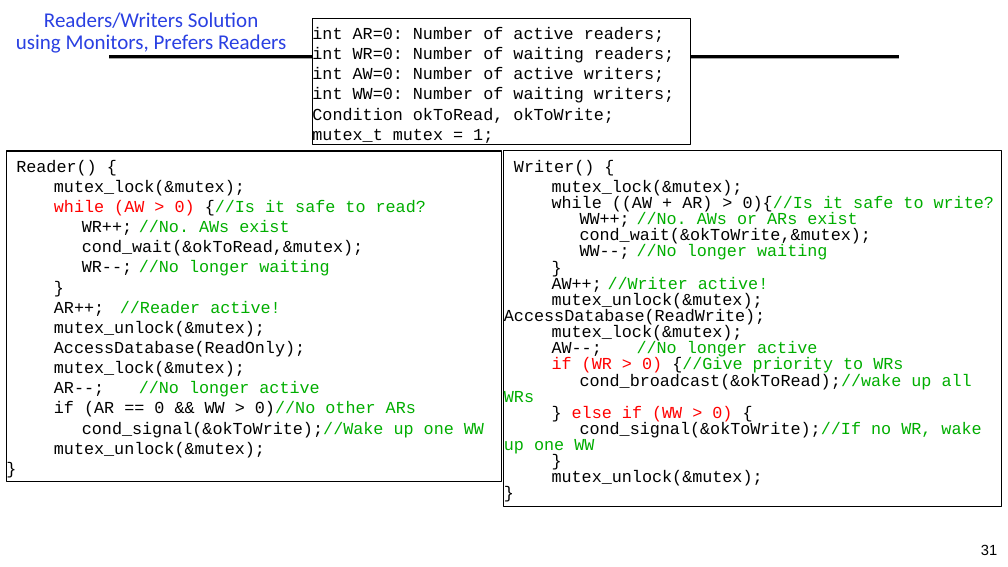
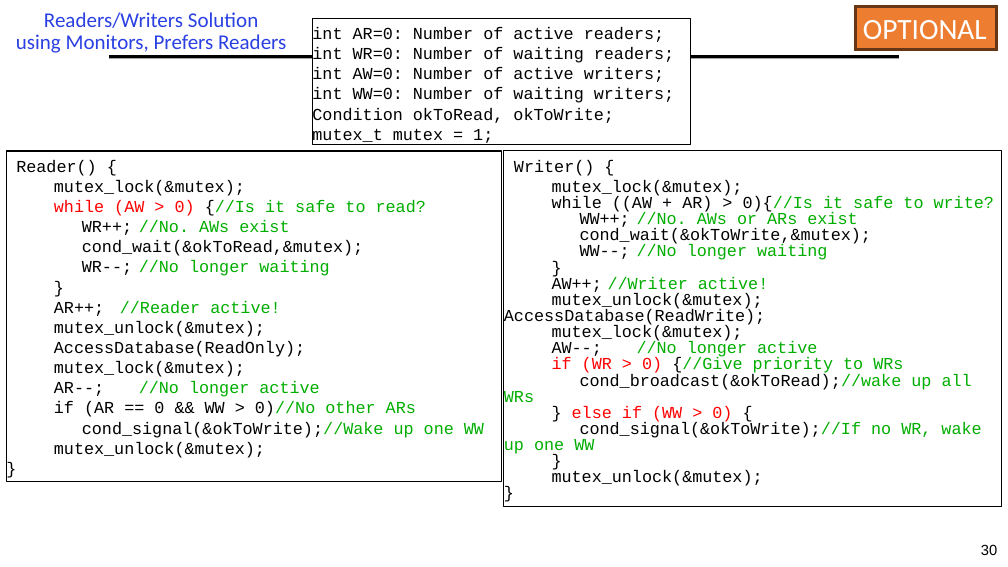
Before and after one commit to guhofstra/CSC256Fa25, a slide deck: slide 30 of PPTs/L3-Synchronization.pptx (slide 31 before the commit). Drawn at 1008x567 pixels with LibreOffice and Linux fonts; fonts in the diff are those of the drawing. Boxes give left, top, right and bottom in pixels: in the first picture for what was removed or moved away, otherwise in the second. Text is boxed around its words. In the diff, an @@ line names an element or a change of style, - is before the commit and + after.

```diff
--- a/PPTs/L3-Synchronization.pptx
+++ b/PPTs/L3-Synchronization.pptx
@@ rectangle added at [856,6,997,49], fill #ED7D31, outline #683715 3 pt, 28 pt, text #FFFFFF @@
+OPTIONAL
@@ page number at [981,544,997,555]: text changed @@
-31
+30
```
Also in this commit, not shown: 4 other slides changed, 1 slide removed, 3 other files.
